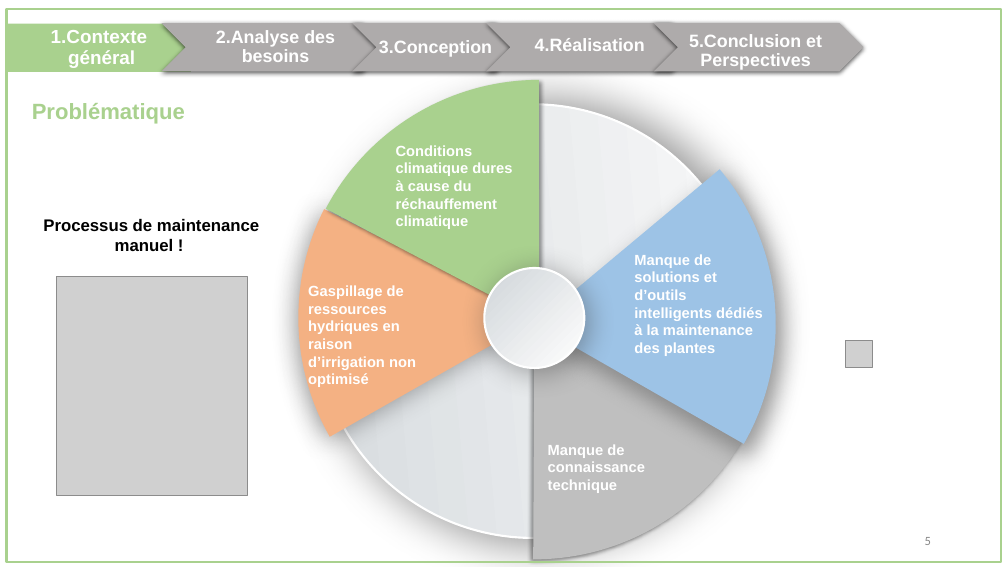
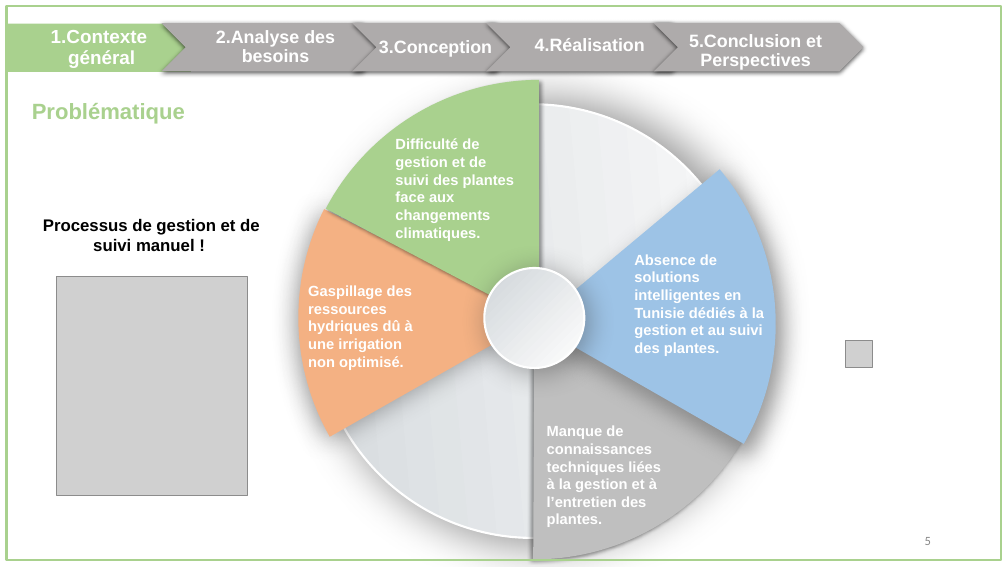
Before and after one commit to oussema1-hub/Rapport-Conception, a slide deck: slide 6 of presentation.pptx. Drawn at 1008x567 pixels with LibreOffice and Linux fonts; fonts in the diff are those of the drawing; grey boxes stand for pictures. Boxes give left, top, right and bottom in pixels: in the first picture for what was removed or moved away, otherwise in the second. Text is boxed around its words. In the diff, an @@ line names an element or a change of style, - is before the commit and + after.

Commit message:
présentation V1

```diff
--- a/presentation.pptx
+++ b/presentation.pptx
@@ freeform shape at box(7, 6, 1002, 560): outline redrawn @@
@@ text at box(395, 138, 514, 241): text changed @@
-Conditions climatique dures à cause du réchauffement climatique
+Difficulté de gestion et de suivi des plantes face aux changements climatiques.
@@ text at box(43, 219, 260, 251): text changed @@
-Processus de maintenance manuel !
+Processus de gestion et de suivi manuel !
@@ text at box(634, 254, 764, 356): text changed @@
-Manque de solutions et d’outils intelligents dédiés à la maintenance des plantes
+Absence de solutions intelligentes en Tunisie dédiés à la gestion et au suivi des plantes.
@@ text at box(308, 285, 413, 370): text changed @@
-Gaspillage de ressources hydriques en raison d’irrigation non optimisé
+Gaspillage des ressources hydriques dû à une irrigation non optimisé.
@@ text at box(547, 425, 661, 527): text changed @@
-Manque de connaissance technique
+Manque de connaissances techniques liées à la gestion et à l’entretien des plantes.
```
Also in this commit, not shown: 12 other slides changed, 6 slides added, 11 other files.
